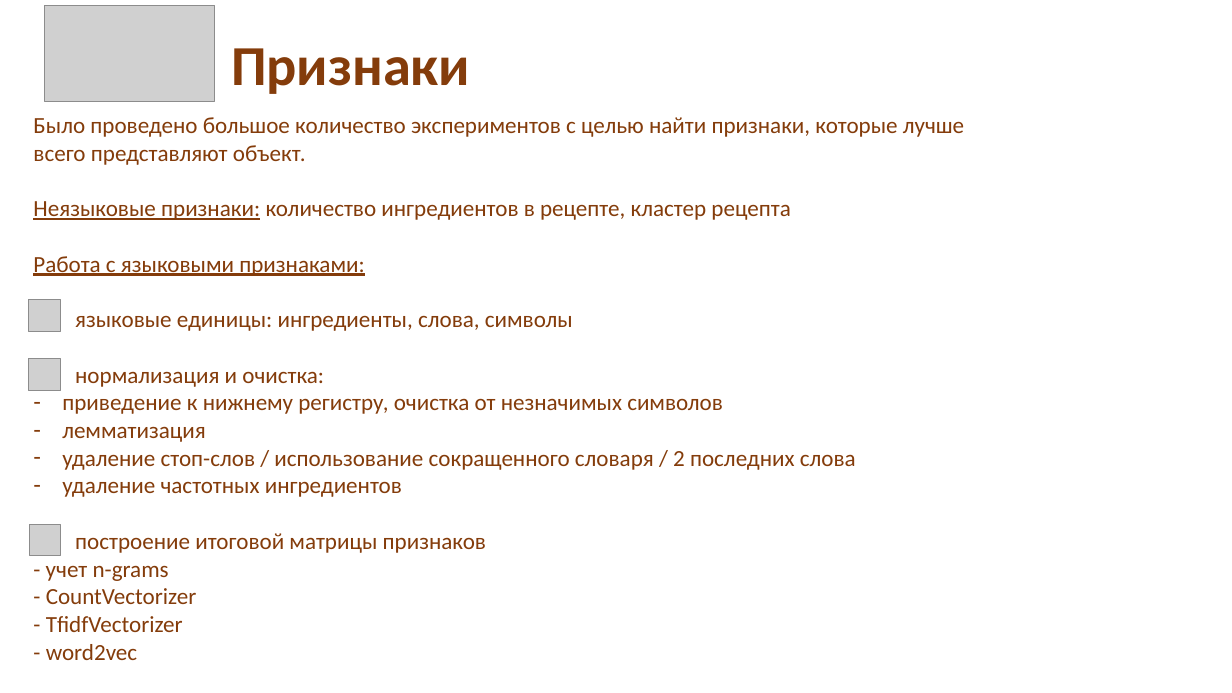
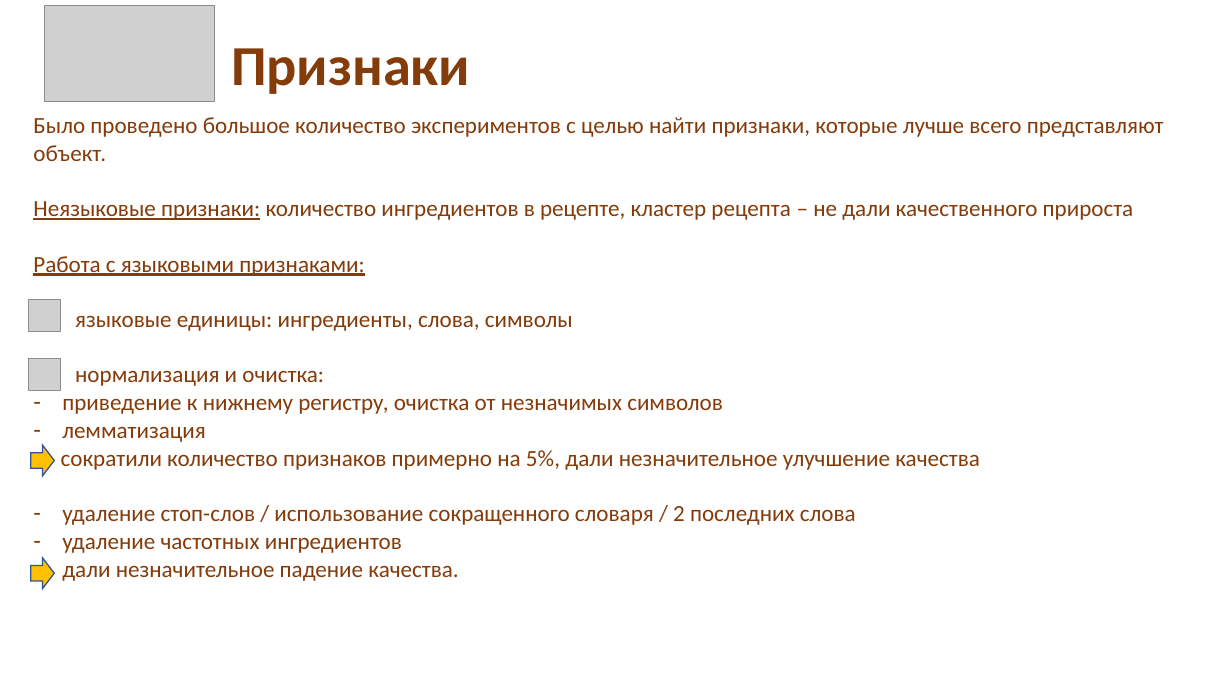
Before and after one commit to Verschworer/HSE_ML_final, a slide deck: slide 3 of whatscooking.pptx. Drawn at 1232x693 pixels with LibreOffice and Linux fonts; fonts in the diff are those of the drawing; grey boxes stand for pictures. Boxes give left, top, right and bottom in pixels: in the first picture for what was removed or moved away, otherwise in the second. Text is boxed around its words. In the diff, an @@ line names an element or a change of style, - is before the commit and + after.

```diff
--- a/whatscooking.pptx
+++ b/whatscooking.pptx
@@ text at box(33, 201, 1134, 220): text changed @@
-Неязыковые признаки: количество ингредиентов в рецепте, кластер рецепта
+Неязыковые признаки: количество ингредиентов в рецепте, кластер рецепта – не дали качественного прироста
@@ right arrow added at box(30, 445, 54, 476), fill #FFC000, outline #325491 1 pt @@
@@ text at box(61, 450, 980, 470): paragraph added @@
+– сократили количество признаков примерно на 5%, дали незначительное улучшение качества
@@ picture removed at box(30, 525, 60, 555) @@
@@ right arrow added at box(30, 558, 54, 589), fill #FFC000, outline #325491 1 pt @@
@@ text at box(62, 565, 458, 581): text changed @@
-построение итоговой матрицы признаков
-- учет n-grams
-- CountVectorizer
-- TfidfVectorizer
-- word2vec
+– дали незначительное падение качества.
```
Also in this commit, not shown: 1 other slide changed, 2 slides added, 1 slide removed.
